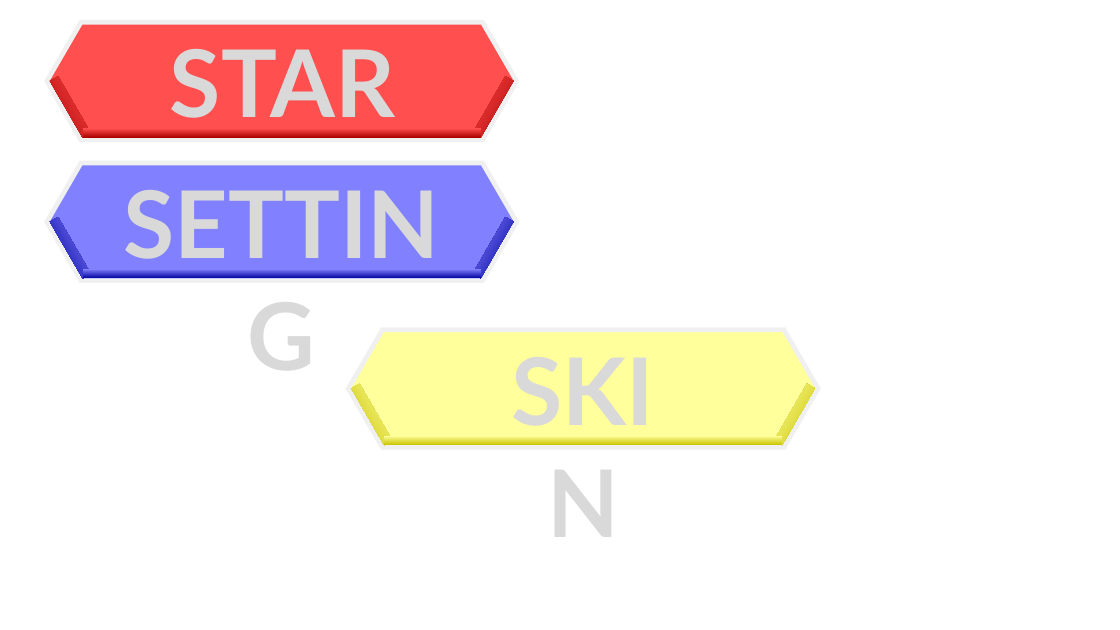
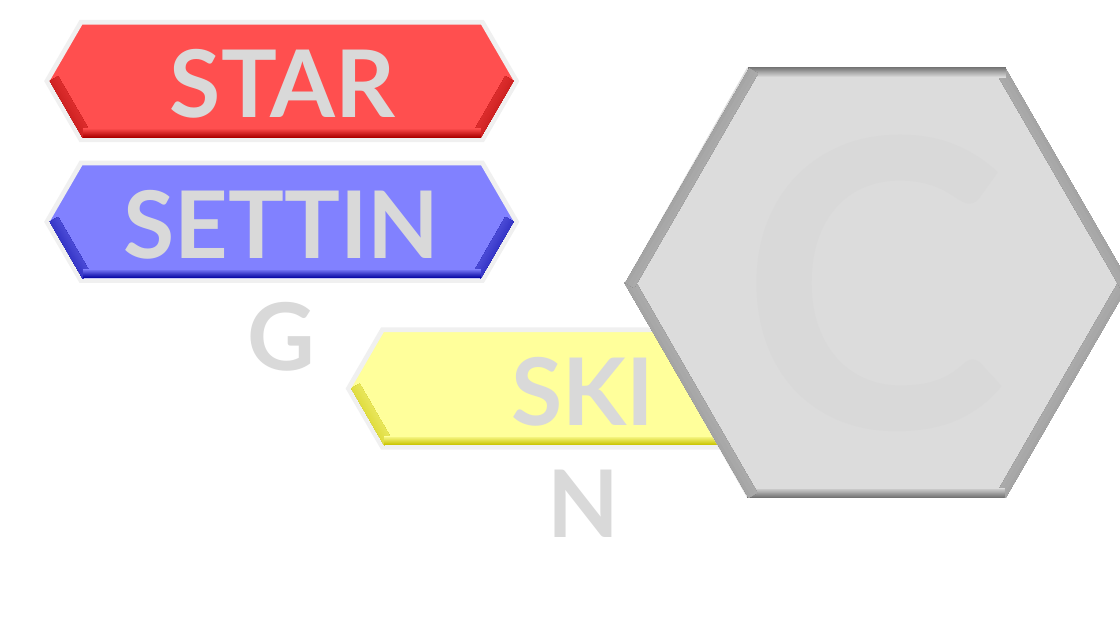
Before and after one commit to SNUGDC/Hextris, a slide deck: slide 5 of Hextris 아트 리소스.pptx. Drawn at 1120x630 pixels with LibreOffice and Linux fonts; fonts in the diff are those of the drawing. Boxes give left, top, right and bottom in pixels: in the first picture for what was removed or moved away, otherwise in the second. Text is boxed around its words. In the diff, an @@ line names an element or a change of style, - is before the commit and + after.

```diff
--- a/Hextris 아트 리소스.pptx
+++ b/Hextris 아트 리소스.pptx
@@ group added at (625,67,1120,498): 7 rectangles, 1 hexagon, 1 text @@
+C
```
Also in this commit, not shown: 3 other files.
